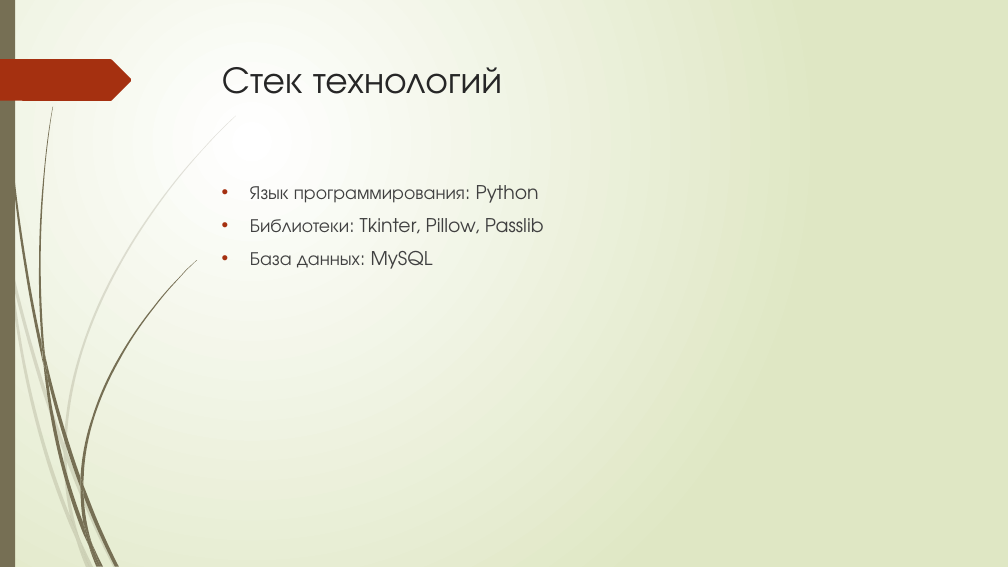
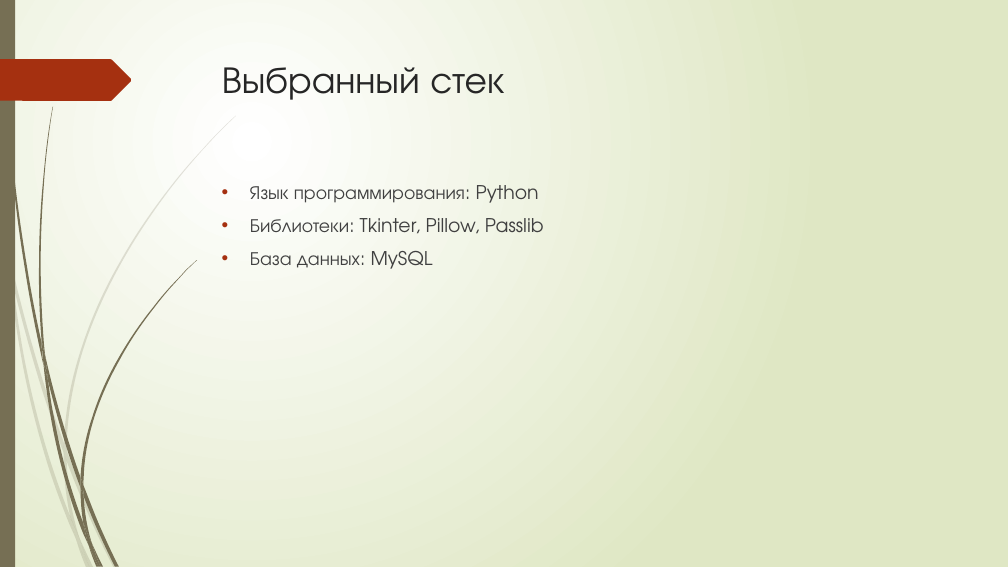
Before and after one commit to NikitaMasalov/MouthProjectt, a slide deck: slide 2 of Презентация Microsoft PowerPoint (2).pptx. Drawn at 1008x567 pixels with LibreOffice and Linux fonts; fonts in the diff are those of the drawing. Boxes give left, top, right and bottom in pixels: in the first picture for what was removed or moved away, otherwise in the second. Text is boxed around its words. In the diff, an @@ line names an element or a change of style, - is before the commit and + after.

```diff
--- a/Презентация Microsoft PowerPoint (2).pptx
+++ b/Презентация Microsoft PowerPoint (2).pptx
@@ title at (222, 67, 504, 100): text changed @@
-Стек технологий
+Выбранный стек
```
